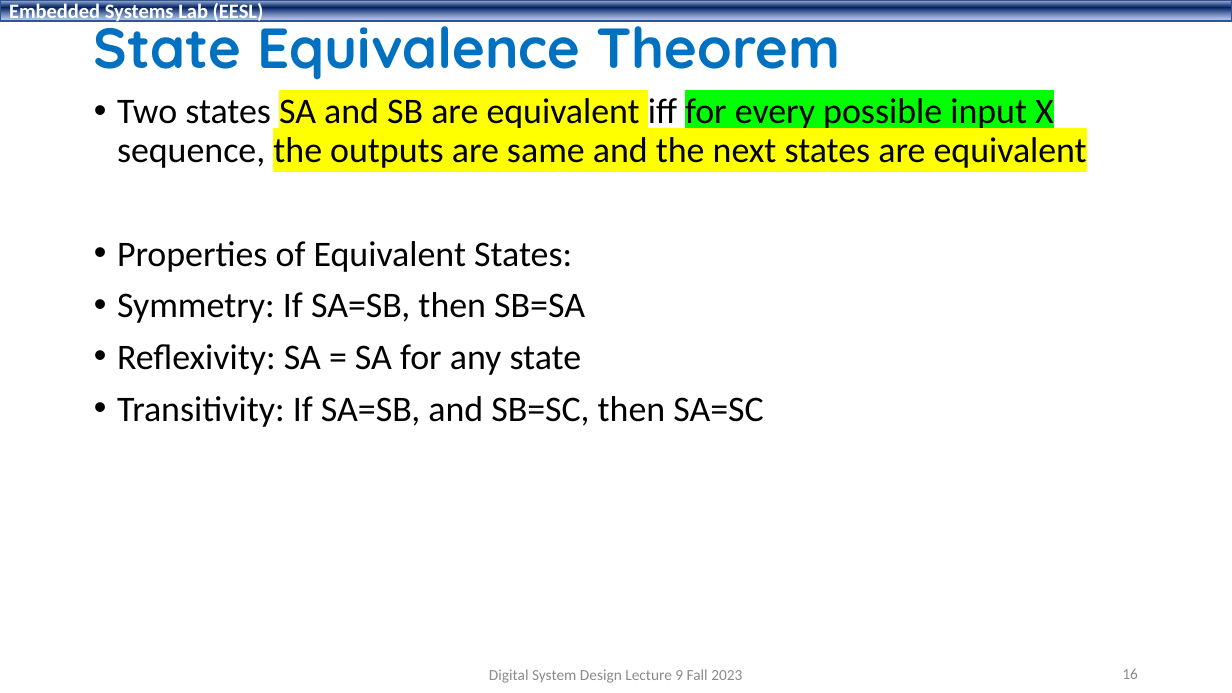
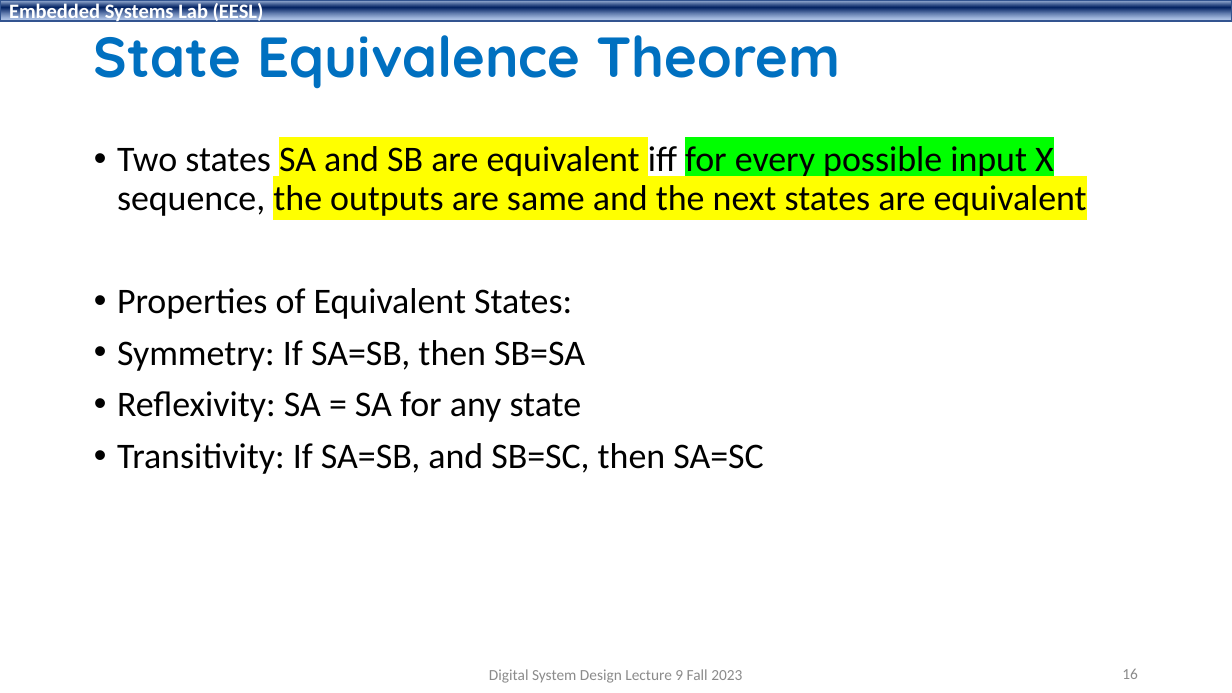
Before and after one commit to shahidmasud/shahidmasud.github.io, a slide deck: slide 16 of DSD_Lec9_Fall2023.ppsx. Drawn at 1232x693 pixels with LibreOffice and Linux fonts; fonts in the diff are those of the drawing; background and template pictures are left out. Boxes give left, top, right and bottom in pixels: in the first picture for what was removed or moved away, otherwise in the second. Text is boxed around its words. In the diff, an @@ line names an element or a change of style, - is before the commit and + after.

```diff
--- a/DSD_Lec9_Fall2023.ppsx
+++ b/DSD_Lec9_Fall2023.ppsx
@@ title "State Equivalence Theorem": place and size @@
-title "State Equivalence Theorem" at (94, 9, 841, 80)
+title "State Equivalence Theorem" at (94, 19, 841, 89)
@@ text "Two states SA and SB ...": place and size @@
-text "Two states SA and SB ..." at (117, 98, 1087, 427)
+text "Two states SA and SB ..." at (117, 146, 1087, 474)
```
Also in this commit, not shown: 17 other slides changed, 1 other file.
